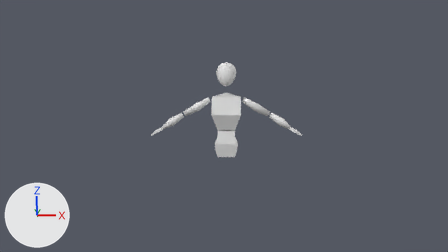
The Blender file assets/maybe main character.blend, before and after one commit.
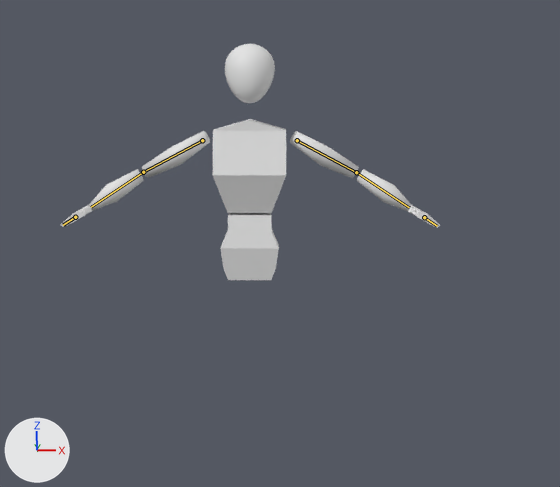
Each version is shown from the file's camera 'Camera', then close up on the part from 28% to 78% of the width and 18% to 95% of the height. Every picture has the same lights, and +X, +Y and +Z are marked at lower left. The bones that change are drawn over the model as lines in the close-ups.

Names of what the first close-up shows: 'Sphere', 'bacino', 'busto', 'left bicep', 'left fingers', 'left forearm', 'left palm', 'left thumb', 'right bicep', 'right fingers', 'right forearm', 'right palm', 'right thumb'.
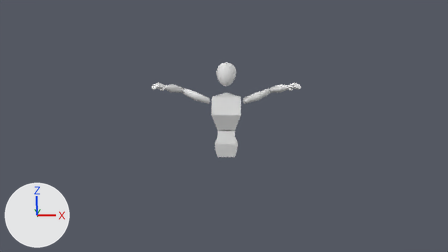
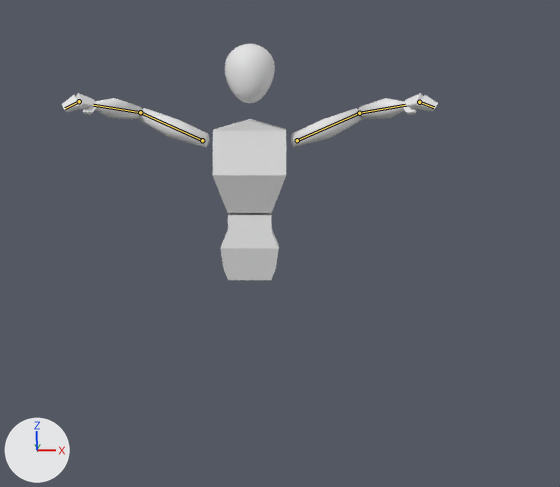
The newer file adds an action. The first version stands in its rest pose; the second is drawn at frame 1 of the action 'jump'.

What the commit changed:
Bone 'upper_arm.L' (bone_upper_arm_l) turns from (0, 0, 0) to (-5, -10, 51) degrees about its own x, y and z.
Bone 'forearm.L' (bone_forearm_l) turns from (0, 0, 0) to (44, 25, 16) degrees about its own x, y and z.
Bone 'hand.L.001' (bone_hand_l_001) turns from (0, 0, 0) to (1, -3, -42) degrees about its own x, y and z.
Bone 'upper_arm.R' (bone_upper_arm_r) turns from (0, 0, 0) to (-5, 10, -51) degrees about its own x, y and z.
Bone 'forearm.R' (bone_forearm_r) turns from (0, 0, 0) to (44, -25, -16) degrees about its own x, y and z.
Bone 'hand.R.001' (bone_hand_r_001) turns from (0, 0, 0) to (1, 4, 48) degrees about its own x, y and z.

Where the change shows, as pixel boxes (x1, y1, x2, y2) in the close-ups (560 x 487 px):
'left bicep', posed (17% shorter): before (290, 131, 359, 178); after (291, 108, 362, 147)
'right bicep', posed (17% shorter): before (142, 131, 210, 178); after (139, 108, 209, 147)
'right forearm', posed (11% narrower, 48% shorter): before (90, 169, 144, 210); after (95, 98, 143, 119)
'left forearm', posed (14% narrower, 49% shorter): before (356, 169, 411, 211); after (358, 98, 405, 119)
'left fingers', posed (31% wider, 21% taller): before (425, 215, 440, 228); after (418, 95, 438, 111)
'right fingers', posed (31% wider, 38% taller): before (61, 215, 76, 227); after (62, 95, 82, 112)
'right palm', posed: before (72, 204, 93, 220); after (76, 93, 97, 110)
'left palm', posed: before (408, 205, 428, 221); after (403, 93, 424, 110)
'right thumb', posed (17% narrower, 38% shorter): before (408, 205, 425, 220); after (402, 106, 416, 115)
'left thumb', posed: before (76, 205, 92, 219); after (82, 106, 97, 115)
bone 'upper_arm.L', root to tip: before (297, 140) to (356, 172); after (297, 140) to (359, 113)
bone 'forearm.L', root to tip: before (356, 172) to (409, 207); after (359, 113) to (405, 105)
bone 'hand.L.001', root to tip: before (424, 217) to (437, 226); after (419, 102) to (434, 107)
bone 'upper_arm.R', root to tip: before (202, 140) to (143, 172); after (202, 140) to (140, 112)
bone 'forearm.R', root to tip: before (143, 172) to (91, 207); after (140, 112) to (93, 105)
bone 'hand.R.001', root to tip: before (75, 217) to (63, 225); after (79, 101) to (65, 108)
